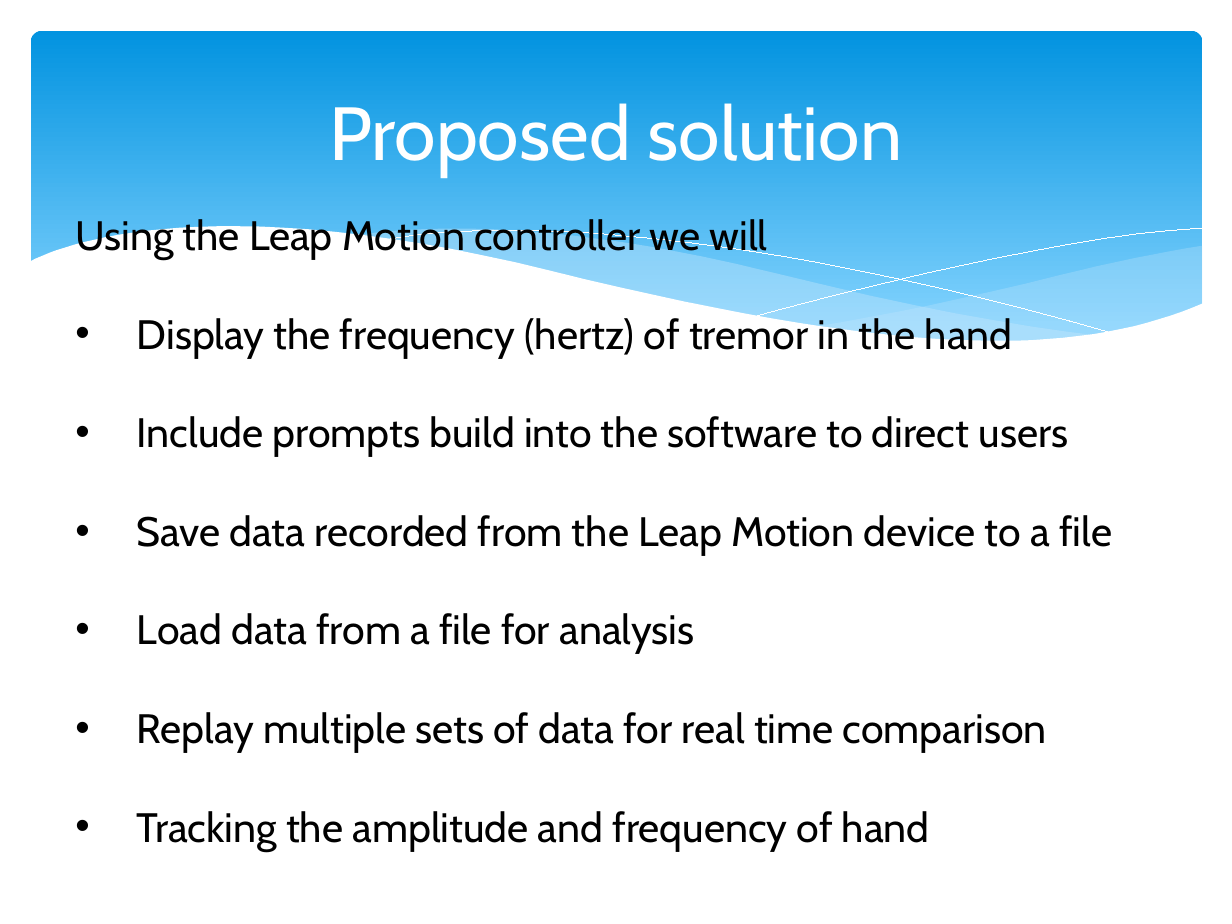
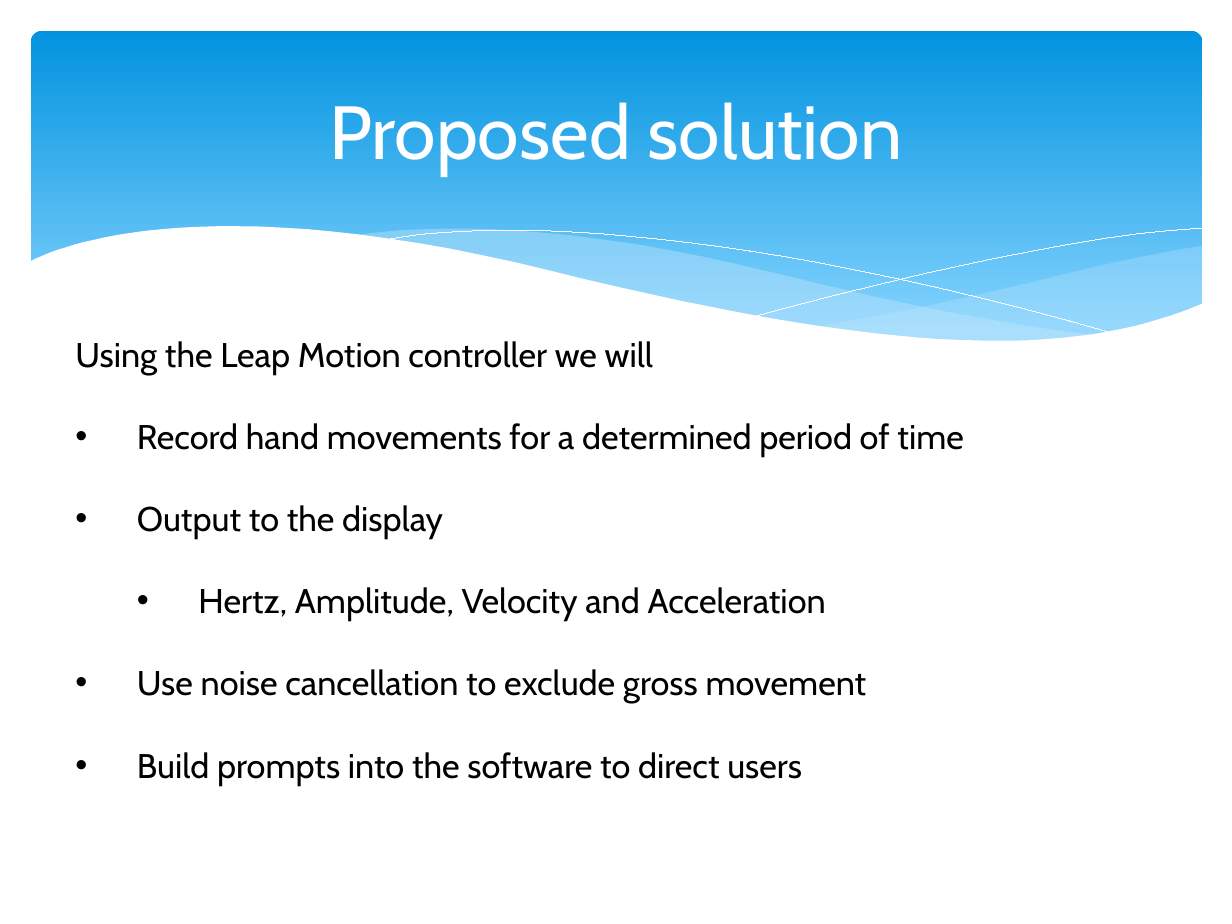
Before and after one commit to ngokylan/Leap-Motion, a slide deck: slide 4 of Presentaton slide/presentation week 7.pptx. Drawn at 1232x924 pixels with LibreOffice and Linux fonts; fonts in the diff are those of the drawing. Boxes give left, top, right and bottom in pixels: in the first picture for what was removed or moved away, otherwise in the second. Text is boxed around its words. In the diff, an @@ line names an element or a change of style, - is before the commit and + after.

Commit message:
Finished slides

```diff
--- a/Presentaton slide/presentation week 7.pptx
+++ b/Presentaton slide/presentation week 7.pptx
@@ text "Using the Leap Motion controller ...": place and size @@
-text "Using the Leap Motion controller ..." at bbox=[75, 216, 1112, 851]
+text "Using the Leap Motion controller ..." at bbox=[75, 341, 963, 786]
@@ text at bbox=[75, 341, 653, 375]: size 24 to 20 pt in "Using the Leap Motion controller we will" @@
@@ text at bbox=[137, 423, 963, 786]: text changed; size 24 to 20 pt @@
-• Display the frequency (hertz) of tremor in the hand
-• Include prompts build into the software to direct users
-• Save data recorded from the Leap Motion device to a file
-• Load data from a file for analysis
-• Replay multiple sets of data for real time comparison
-• Tracking the amplitude and frequency of hand
+• Record hand movements for a determined period of time
+• Output to the display
+  • Hertz, Amplitude, Velocity and Acceleration
+• Use noise cancellation to exclude gross movement
+• Build prompts into the software to direct users
```
Also in this commit, not shown: 2 other slides changed, 3 slides added, 3 slides removed.
